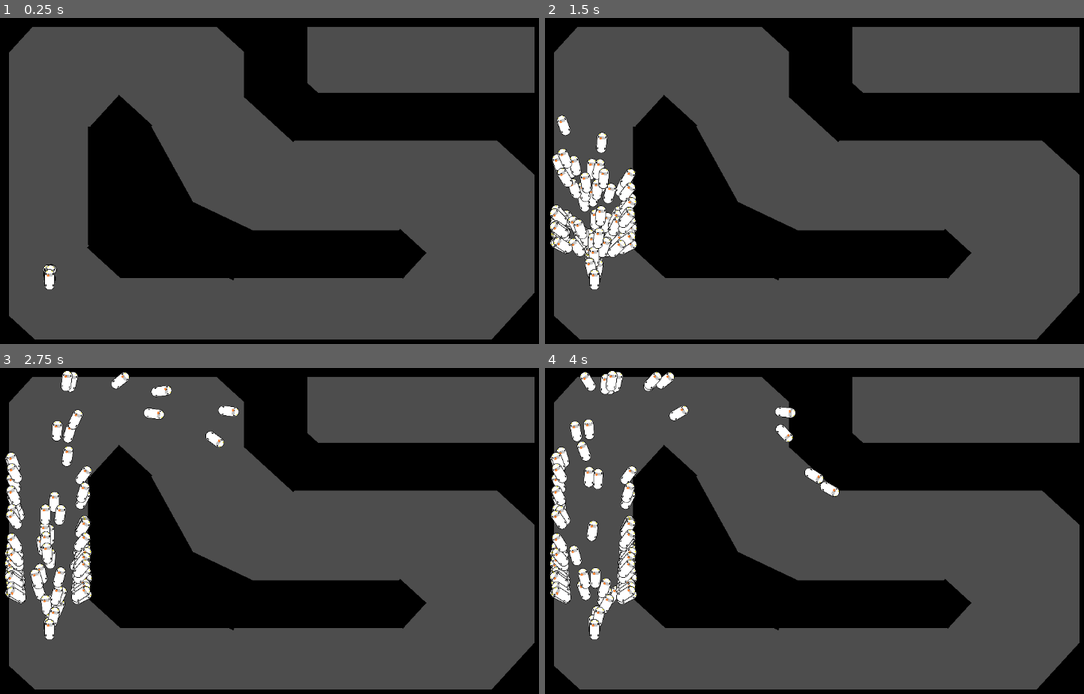
Above: before the commit, frames 1-4 (two rows, left to right).
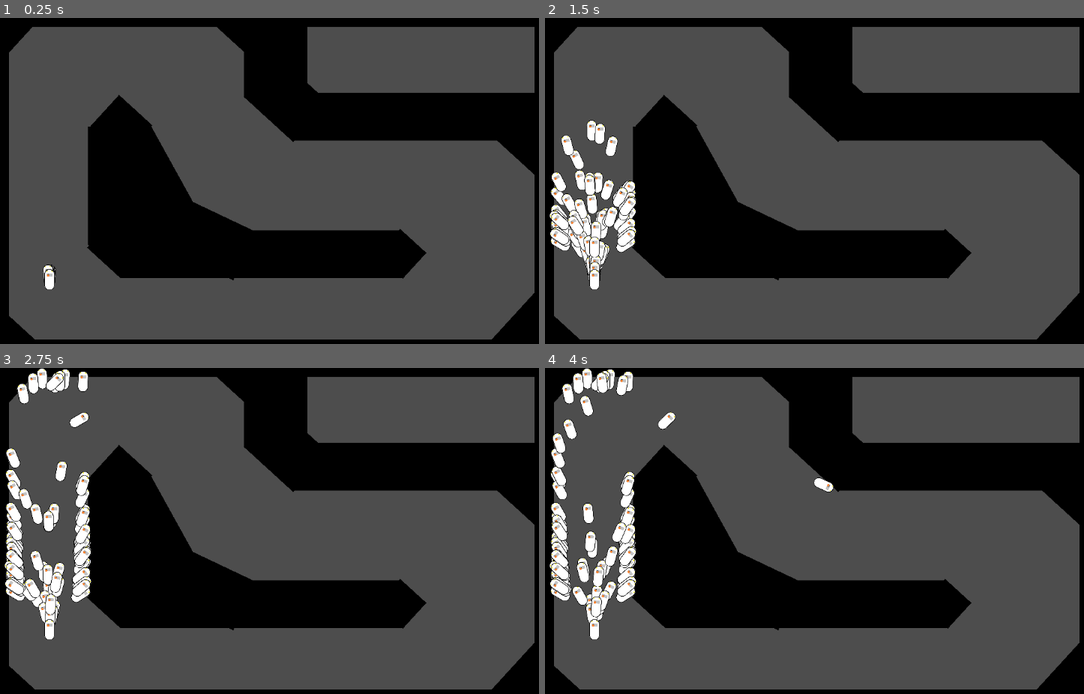
Above: after the commit, the same moments.

Repository: Eliyaan/IA_Voitures_GeneticAlgorithm
Game: Godot game, scene res://scene/main.tscn
The game is run twice, just before and just after one commit, with the same random seed, the same clock (stepped at 60 frames per second) and the same inputs.
Inputs:
- Up to frame 1 (0.25 s): no input
- Up to frame 2 (1.5 s): no input
- Up to frame 3 (2.75 s): no input
- Up to frame 4 (4 s): no input

The runs differ from the first frame. In frame 1, less than 0.1% of the frame differs, in the area x 7-11%, y 75-83%; in frame 2, 3.8%; in frame 3, 5.1%; in frame 4, 5.4%, in the area x 0-55%, y 0-83%.

Commit message:
nearly working, need mutations

Diff:
--- a/codes/main.gd
+++ b/codes/main.gd
@@ -16,7 +16,6 @@
 	if running:
 		steps += 1
 	if steps > 600:
-		running = false
 		var sorted_array = $Voitures.get_children()
 		sorted_array.sort_custom(custom_sort)
 		for node in sorted_array.slice(70, 210):
@@ -25,15 +24,22 @@
 		for voiture in sorted_array:
 			voiture.position = Vector2(-400, 200)
 			voiture.rotation_degrees = 0
-
-
+			for i in range(2):
+				var car = voitures.instantiate()
+				car.position.x = -400
+				car.position.y = 200
+				car.nn = voiture.nn
+				$Voitures.add_child(car)
+		for i in range($Voitures.get_child_count()):
+			$Voitures.get_child(i).alive = true
+		steps = 0
 
 func custom_sort(a, b): #high = first
 	return a.points > b.points
 
 func spawn_voitures():
-	var car
-	car = voitures.instantiate()
-	car.position.x = -400
-	car.position.y = 200
+	var car = voitures.instantiate()
+	car.position = Vector2(-400, 200)
+	car.init()
+	car.alive = true
 	$Voitures.add_child(car)
--- a/codes/voiture.gd
+++ b/codes/voiture.gd
@@ -6,15 +6,11 @@
 	#Consts
 	"nb_inputs" = 8,
 	"nb_hidden_layer" = 1,
-	"nb_hidden_neurones" = [4],
+	"nb_hidden_neurones" = [3],
 	"nb_outputs" = 2,
-	"mutation_rate" = 0.3,
 
 	"weights_list" = [[[[]]]],
 	"layers_list"  = [[[]]],  # bias, output(activ)
-
-	"inputs" = [[]],
-	"excpd_outputs" = [[]], # first : prob for 0 ; sec : prob for 1
 }
 
 func set_rd_wb_values():
@@ -29,7 +25,7 @@
 			nn["layers_list"][i][0][j] = randf_range(-1, 1)
 
 func sigmoid(value):
-	return 1 / (1 +  2.71828**(-value))
+	return 1 / (1 +  2.718**(-value))
 
 func fprop(inputs):
 	for i in range(nn["layers_list"].size()):
@@ -44,12 +40,6 @@
 			nactiv += nn["layers_list"][i][0][j]  # Ajout du bias
 			nn["layers_list"][i][1][j] = sigmoid(nactiv)  #activation function
 	return nn["layers_list"][nn["nb_hidden_layer"]][1]
-
-func reset():
-	#reset outputs
-	for i in range(nn["layers_list"].size()):
-		nn["layers_list"][i][1] = []
-		nn["layers_list"][i][1].resize(nn["nb_outputs"] if i == nn["nb_hidden_layer"] else nn["nb_hidden_neurones"][i])
 
 func init():
 	#Init empty weights
@@ -88,39 +78,33 @@
 				nn["layers_list"][i][j].resize(nn["nb_hidden_neurones"][i])
 	set_rd_wb_values()
 
-# Called when the node enters the scene tree for the first time.
-func _ready():
-	init()
-	alive = true
+func raycast():
+	var nn_array = []
+	for i in range($Controler/Rays.get_child_count()):
+		var ray = $Controler/Rays.get_child(i)
+		ray.force_raycast_update()
+		if ray.is_colliding():
+			nn_array.append(2000 - ray.global_transform.origin.distance_to($Controler/Rays.get_child(i).get_collision_point()))
+		else:
+			nn_array.append(0)
+	return nn_array
 
-# Called every frame. 'delta' is the elapsed time since the previous frame.
 func _process(_delta):
 	if alive and get_parent().get_parent().running:
-		var nn_array = []
-		for i in range($Controler/Rays.get_child_count()):
-			$Controler/Rays.get_child(i).force_raycast_update()
-			if $Controler/Rays.get_child(i).is_colliding():
-				nn_array.append(2000 - $Controler/Rays.get_child(i).global_transform.origin.distance_to($Controler/Rays.get_child(i).get_collision_point()))
-			else:
-				nn_array.append(0)
+		var nn_array = raycast()
 		nn_array.append(deplac.y)
 		var result = think(nn_array)
 		deplac.y -= result[0]*2 - 1
 		if deplac.y > 0:
 			deplac.y = 0
 		rotation_degrees += (result[1]*2 - 1) * deplac.y * 0.08  # le 0.1 c'est un facteur changeable selon si on veut qu'elle tourne plus vite ou pas
-		var changement = Vector2(deplac.rotated(rotation))
-		position.x += changement.x/10  # le 10 est à quel point la voiture va être ralentie, facteur changeable
-		position.y += changement.y/10
+		position += deplac.rotated(rotation)/10  # le 10 est à quel point la voiture va être ralentie, facteur changeable
 
 func think(inputs):
-	reset()
 	return fprop(inputs)
 
 func _on_area_2d_body_entered(body):
-	if "Wall" in body.name:
-		alive = false
-		#hide()
+	alive = false
 
 
 func _on_area_2d_area_entered(area):
--- a/scene/voiture.tscn
+++ b/scene/voiture.tscn
@@ -21,21 +21,25 @@
 metadata/_edit_lock_ = true
 
 [node name="Roue_AvG" type="Sprite2D" parent="Controler"]
+visible = false
 position = Vector2(-70, -310)
 texture = ExtResource("3_gmdyq")
 metadata/_edit_lock_ = true
 
 [node name="Roue_AvD" type="Sprite2D" parent="Controler"]
+visible = false
 position = Vector2(70, -310)
 texture = ExtResource("3_gmdyq")
 metadata/_edit_lock_ = true
 
 [node name="Roue_ArG" type="Sprite2D" parent="Controler"]
+visible = false
 position = Vector2(-70, -90)
 texture = ExtResource("3_gmdyq")
 metadata/_edit_lock_ = true
 
 [node name="Roue_ArD" type="Sprite2D" parent="Controler"]
+visible = false
 position = Vector2(70, -90)
 texture = ExtResource("3_gmdyq")
 metadata/_edit_lock_ = true
